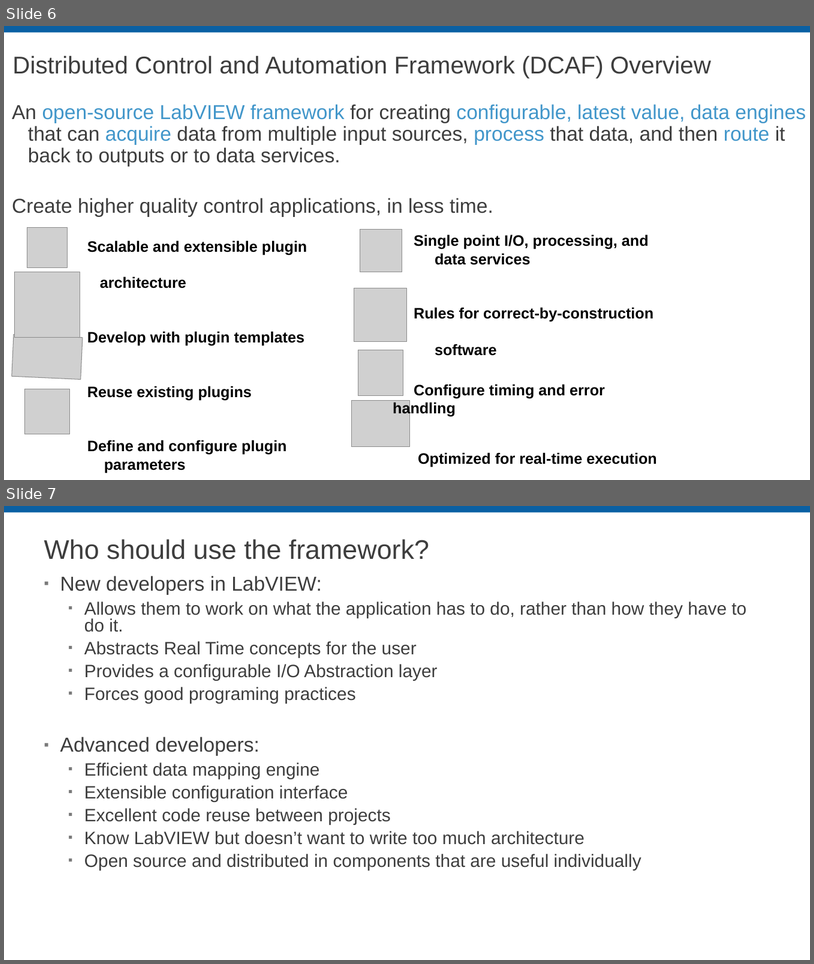
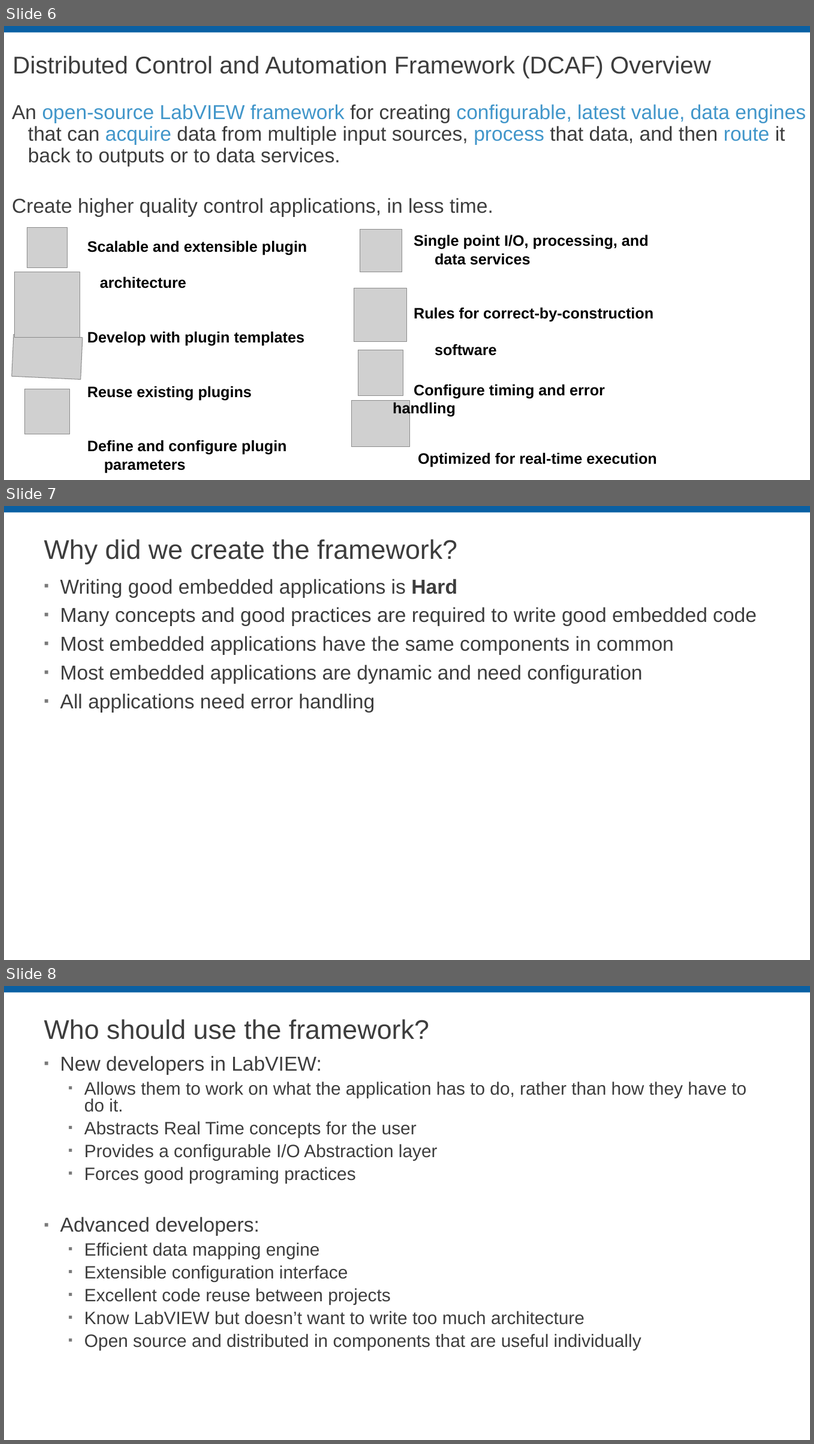
Before and after one commit to LabVIEW-DCAF/Documentation, a slide deck: Trunk/Getting Started Material/DCAF Training/1 Introduction to DCAF.pptx. Shown one above the other, each under a label of ours: slides 6 and 7 before the commit, slides 6, 7 and 8 after it. The pictures are 814x964 and 814x1444 pixels, drawn with LibreOffice and Linux fonts; fonts in the diff are those of the drawing; grey boxes stand for pictures; background and template pictures are left out. Boxes give left, top, right and bottom in pixels: in the first picture for what was removed or moved away, otherwise in the second. Text is boxed around its words. In the diff, an @@ line names an element or a change of style, - is before the commit and + after.

```diff
--- a/Trunk/Getting Started Material/DCAF Training/1 Introduction to DCAF.pptx
+++ b/Trunk/Getting Started Material/DCAF Training/1 Introduction to DCAF.pptx
@@ slide 7 added at <box>4,506,810,960</box>, background #FFFFFF; not listed: 1 template element that a slide beside it also shows @@
@@ title added at <box>44,539,458,564</box>, 32 pt, text #3D3D3D @@
+Why did we create the framework?
@@ text added at <box>60,579,757,712</box>, 24 pt, text #3D3D3D @@
+▪ Writing good embedded applications is Hard
+▪ Many concepts and good practices are required to write good embedded code
+▪ Most embedded applications have the same components in common
+▪ Most embedded applications are dynamic and need configuration
+▪ All applications need error handling
@@ what was slide 7 is now slide 8 @@
```
Also in this commit, not shown: 2 slides changed, 7 other slides added.
